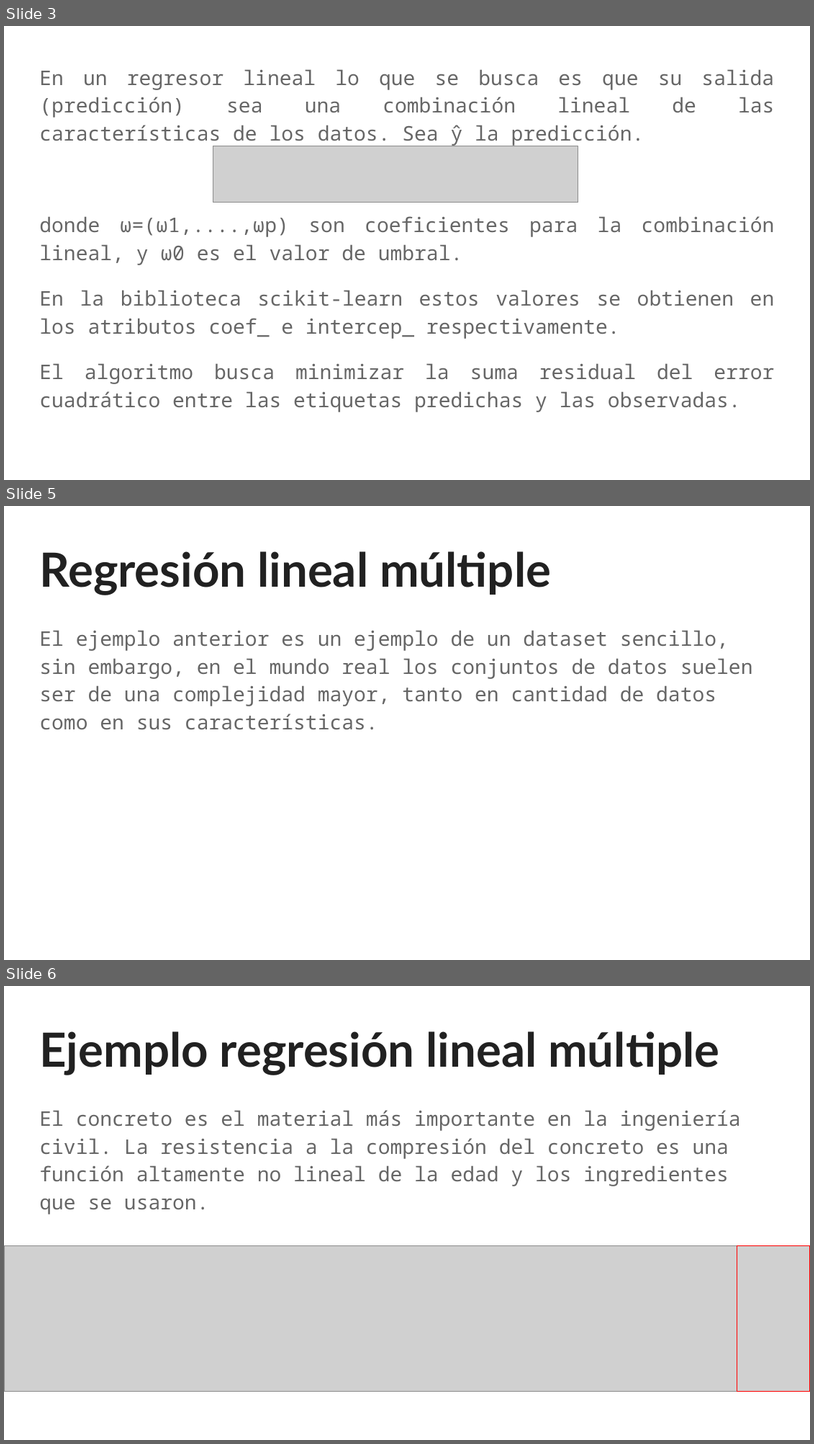
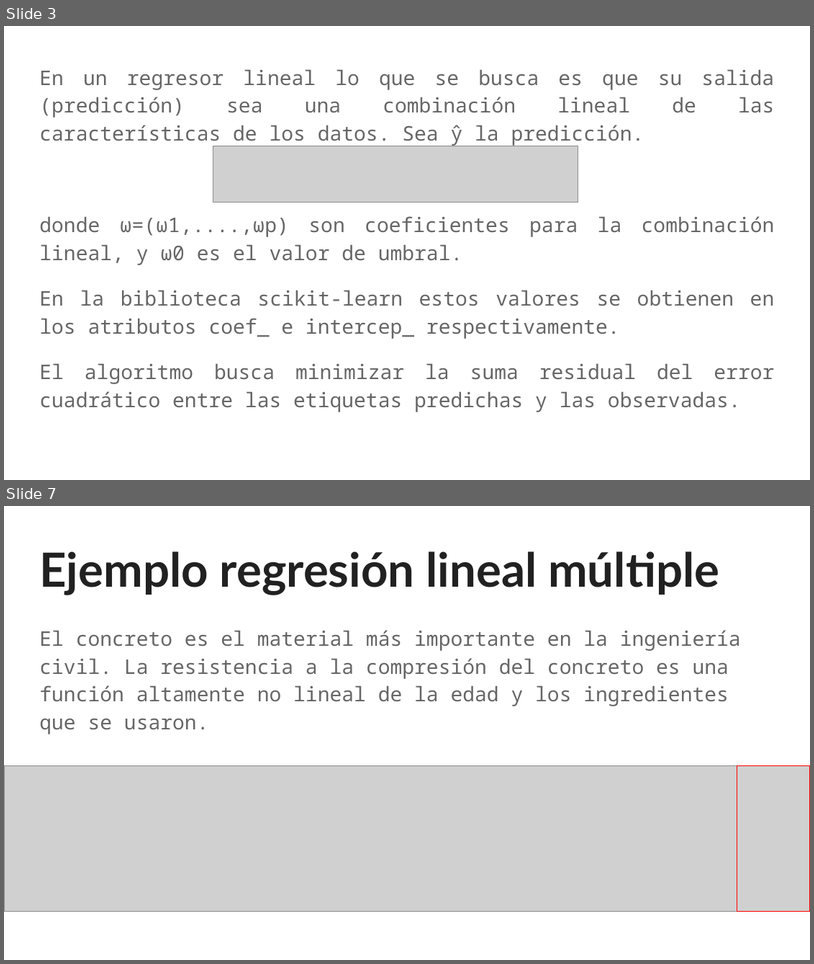
Before and after one commit to sainosmichelle/sainosmichelle.github.io, a slide deck: assets/files/Tema6/reg_lin/6.1 Regresion.pptx. Shown one above the other, each under a label of ours: slides 3, 5 and 6 before the commit, slides 3 and 7 after it; the slides between them are not shown. The pictures are 814x1444 and 814x964 pixels, drawn with LibreOffice and Linux fonts; fonts in the diff are those of the drawing; grey boxes stand for pictures. Boxes give left, top, right and bottom in pixels: in the first picture for what was removed or moved away, otherwise in the second. Text is boxed around its words. In the diff, an @@ line names an element or a change of style, - is before the commit and + after.

```diff
--- a/assets/files/Tema6/reg_lin/6.1 Regresion.pptx
+++ b/assets/files/Tema6/reg_lin/6.1 Regresion.pptx
@@ slide 5 removed at (x1=4, y1=506, x2=810, y2=960), background #FFFFFF @@
@@ title removed at (x1=39, y1=551, x2=551, y2=595) @@
-Regresión lineal múltiple
@@ text removed at (x1=39, y1=630, x2=754, y2=730) @@
-El ejemplo anterior es un ejemplo de un dataset sencillo, sin embargo, en el mundo real los conjuntos de datos suelen ser de una complejidad mayor, tanto en cantidad de datos como en sus características.
@@ what was slide 6 is now slide 7 @@
```
Also in this commit, not shown: 2 slides changed, 3 slides added, 1 other slide removed, 8 other files.
